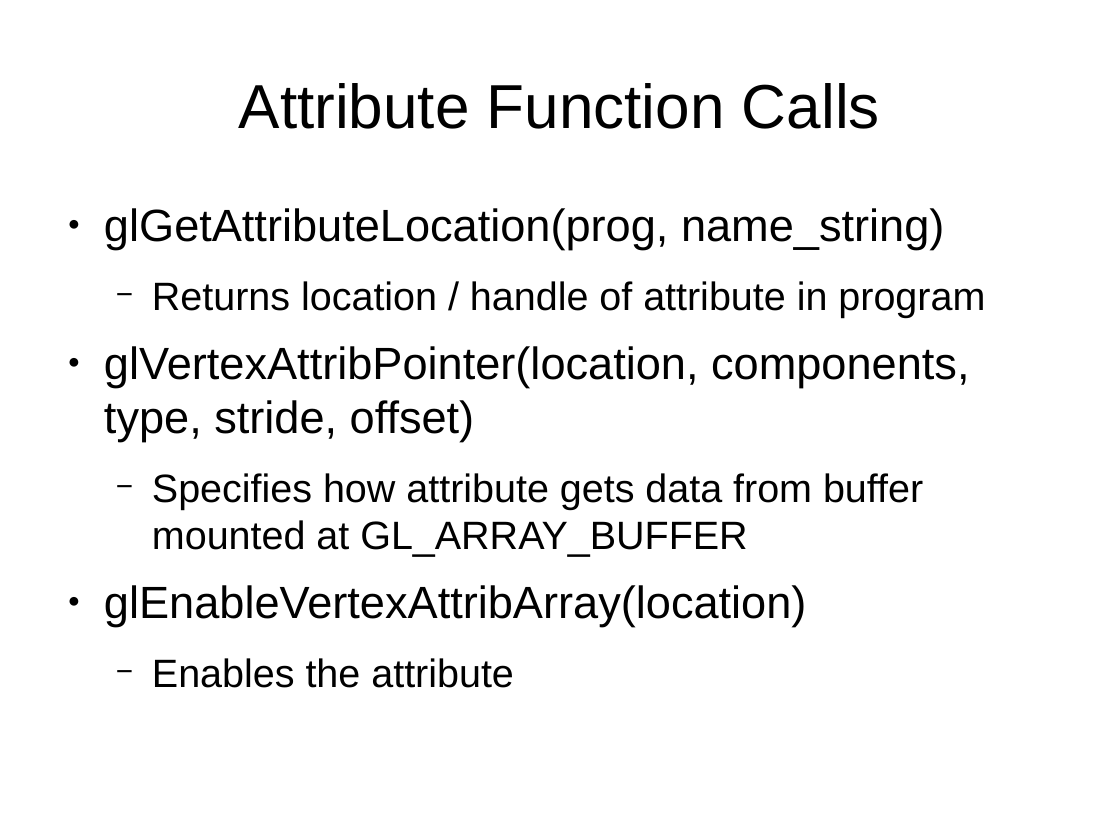
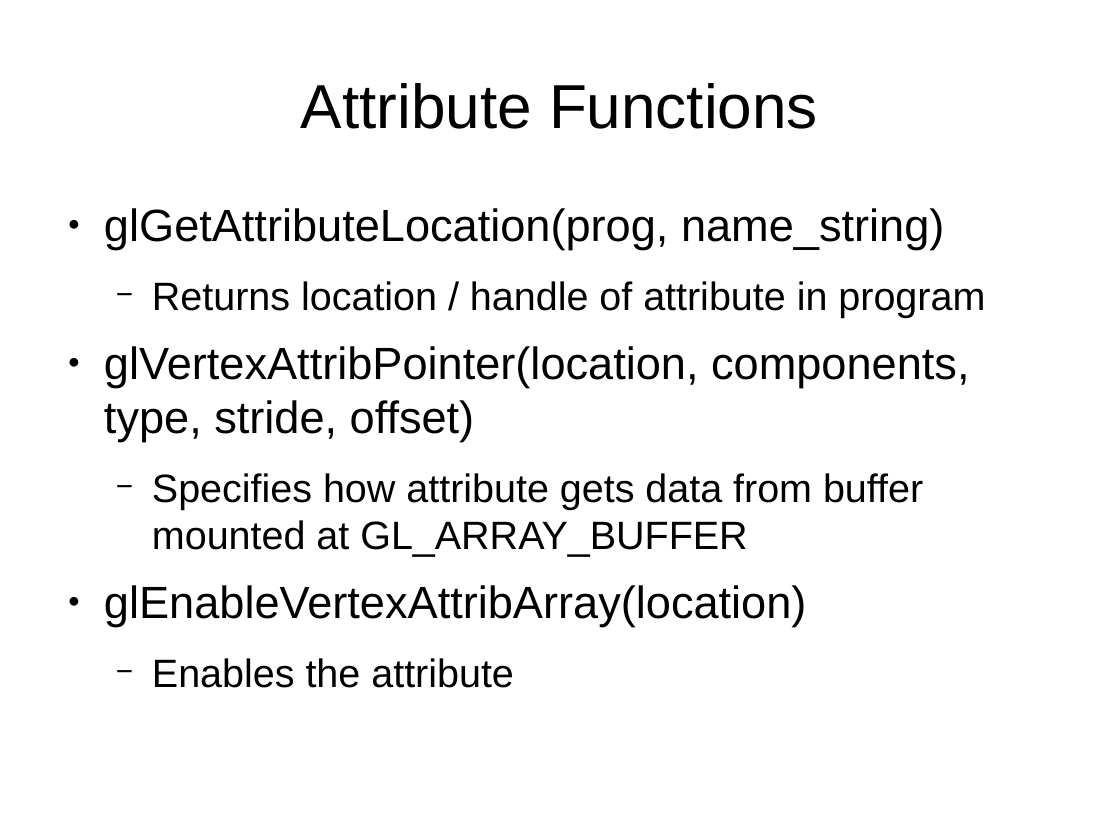
Before and after one commit to jayschwa/3d-opengl-presentation, a slide deck: slide 15 of Slides.odp (slide 16 before the commit). Drawn at 1120x840 pixels with LibreOffice and Linux fonts; fonts in the diff are those of the drawing. Boxes give left, top, right and bottom in pixels: in the first picture for what was removed or moved away, otherwise in the second. Text is boxed around its words. In the diff, an @@ line names an element or a change of style, - is before the commit and + after.

```diff
--- a/Slides.odp
+++ b/Slides.odp
@@ title at [301, 83, 818, 129]: text changed @@
-Attribute Function Calls
+Attribute Functions
```
Also in this commit, not shown: 5 other slides changed, 7 slides added, 2 slides removed.
